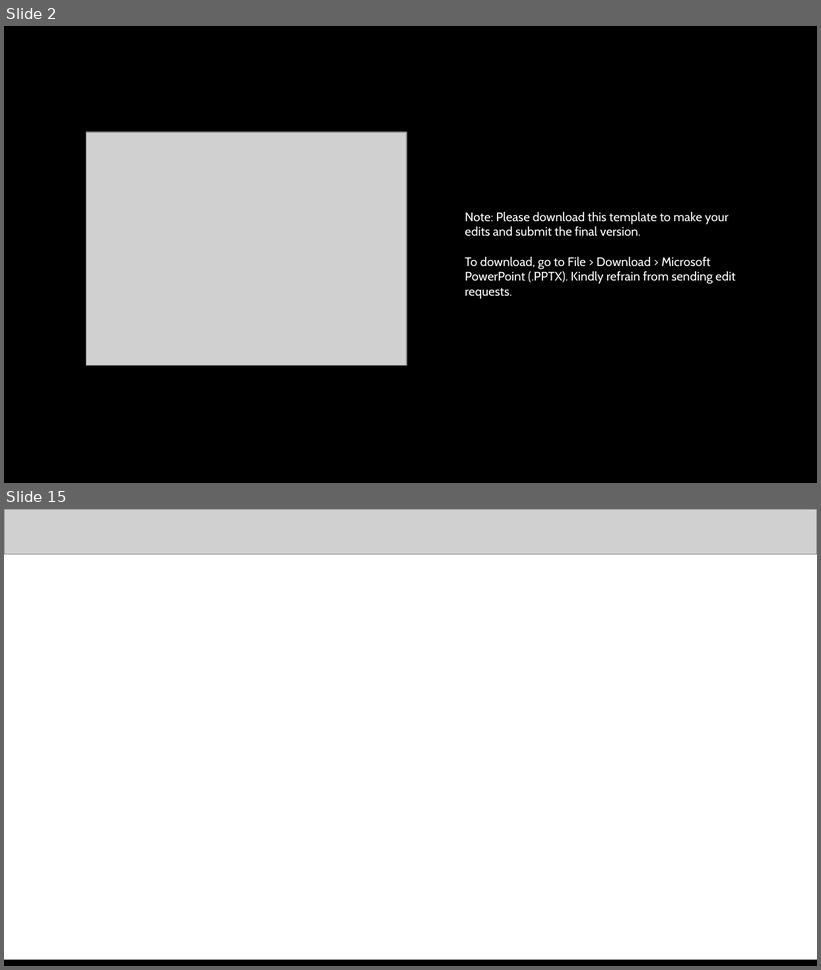
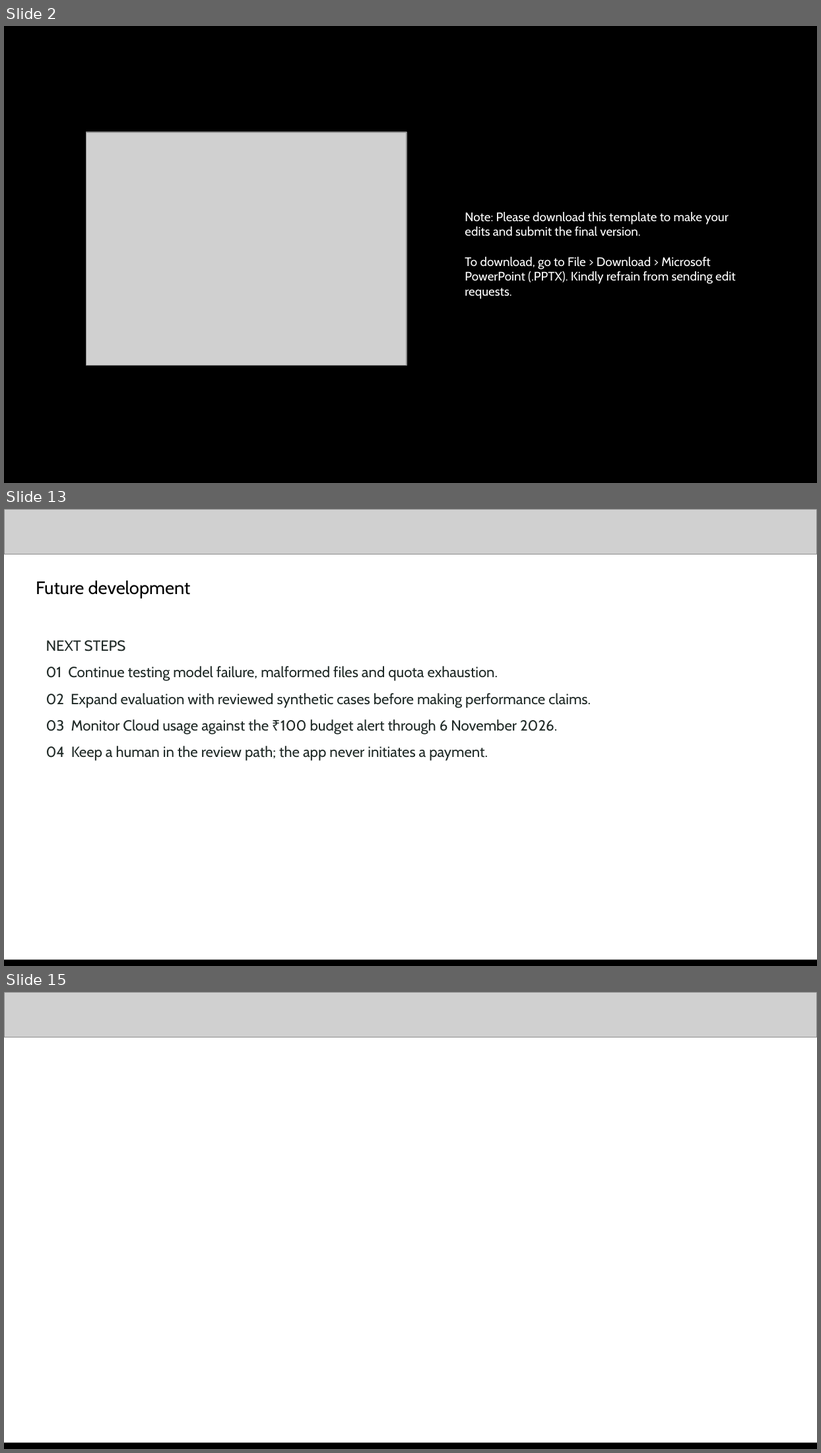
Before and after one commit to NikhilBudaniya/scamshield, a slide deck: artifacts/scamshield-hack2skill-submission.pptx. Shown one above the other, each under a label of ours: slides 2 and 15 before the commit, slides 2, 13 and 15 after it; the slides between them are not shown. The pictures are 821x970 and 821x1453 pixels, drawn with LibreOffice and Linux fonts; fonts in the diff are those of the drawing; grey boxes stand for pictures. Boxes give left, top, right and bottom in pixels: in the first picture for what was removed or moved away, otherwise in the second. Text is boxed around its words. In the diff, an @@ line names an element or a change of style, - is before the commit and + after.

```diff
--- a/artifacts/scamshield-hack2skill-submission.pptx
+++ b/artifacts/scamshield-hack2skill-submission.pptx
@@ slide 13 added at box(4, 509, 817, 966), background #FFFFFF @@
@@ picture added at box(4, 509, 817, 554) @@
@@ text added at box(36, 580, 191, 598), 16 pt, text #000000 @@
+Future development
@@ text added at box(46, 640, 591, 761), 13 pt, text #1F2926 @@
+NEXT STEPS
+01 Continue testing model failure, malformed files and quota exhaustion.
+02 Expand evaluation with reviewed synthetic cases before making performance claims.
+03 Monitor Cloud usage against the ₹100 budget alert through 6 November 2026.
+04 Keep a human in the review path; the app never initiates a payment.
@@ picture added at box(4, 962, 817, 966) @@
@@ rectangle added at box(4, 960, 817, 966), fill #000000 @@
```
Also in this commit, not shown: 7 slides changed, 4 other slides added, 5 slides removed, 28 other files.
